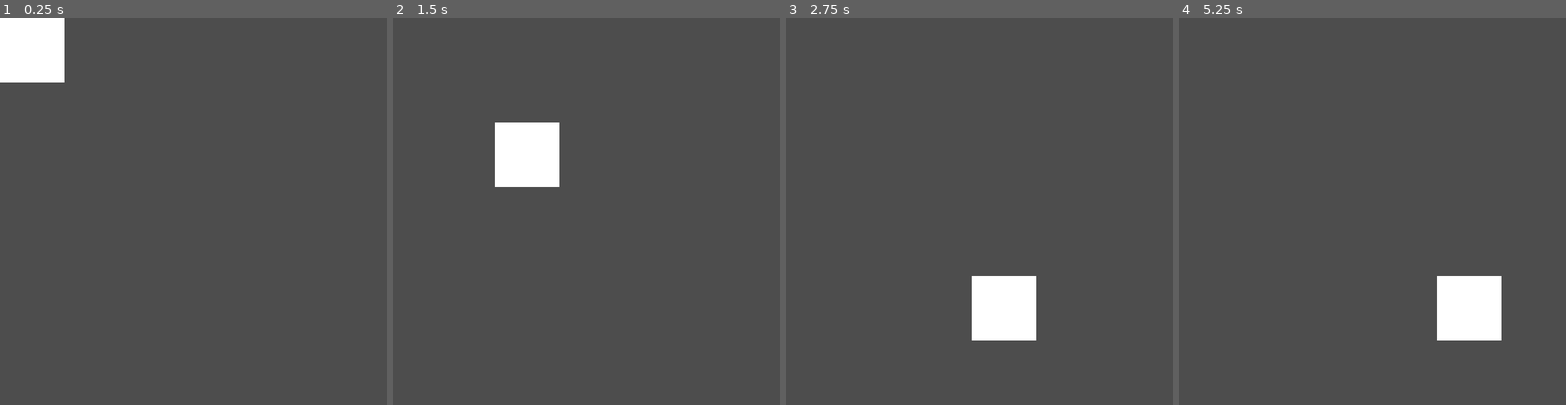
Above: before the commit, frames 1-4 (left to right).
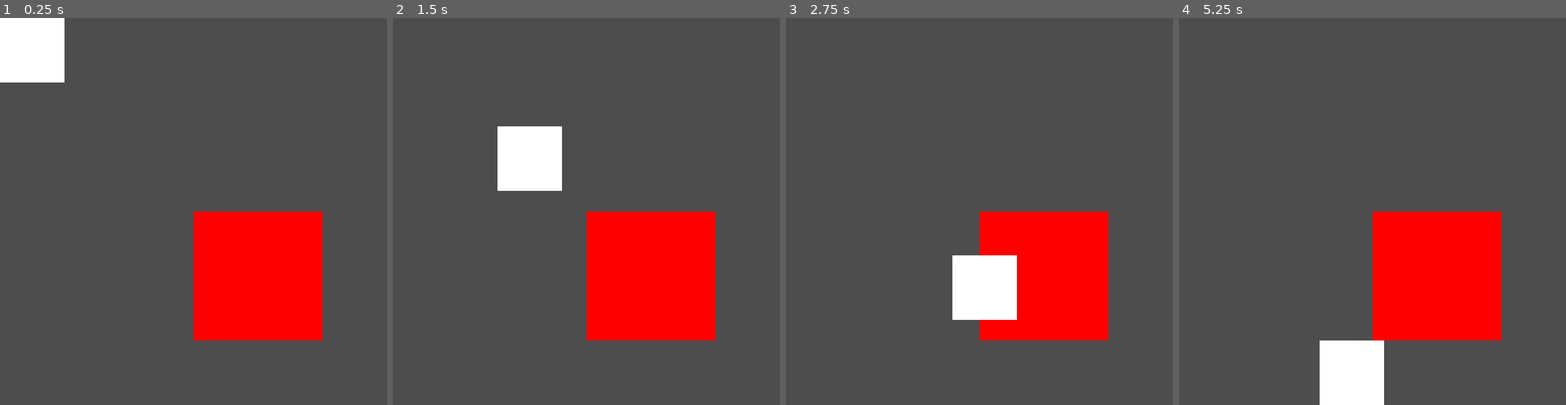
Above: after the commit, the same moments.

Repository: JonathanGeoffroy/you-are-so-weak
Game: Godot game, scene res://world.tscn
Same seed, same stepped clock (60 frames per second), same inputs: the game is played once before the commit and once after it.
Inputs:
- Up to frame 1 (0.25 s): no input
- Up to frame 2 (1.5 s): tap Enter at 0.5 s; hold Right (move_right) 0.53-1.28 s; hold S (move_bottom) 0.53-1.28 s; hold A (move_left) from 1.28 s (still down); tap Up (move_top) at 1.35 s
- Up to frame 3 (2.75 s): release A (move_left) at 2.03 s; hold Right (move_right) from 2.03 s (still down); hold S (move_bottom) from 2.03 s (still down)
- Up to frame 4 (5.25 s): release S (move_bottom) at 2.78 s; tap Up (move_top) at 2.85, 4.35 s; release Right (move_right) at 3.53 s; hold S (move_bottom) 3.53-4.28 s; hold A (move_left) from 3.53 s (still down); hold S (move_bottom) from 5.03 s (still down)

The runs differ from the first frame. In frame 1, 11% of the frame differs, in the area x 50-84%, y 50-84%; in frame 2, 12%; in frame 3, 11%; in frame 4, 14%, in the area x 36-84%, y 50-100%.

Commit message:
chore: create brake zones

Diff:
--- /dev/null
+++ b/BrakeZone.gd
@@ -0,0 +1,20 @@
+extends Node2D
+
+# Called when the node enters the scene tree for the first time.
+func _ready():
+	pass # Replace with function body.
+
+
+# Called every frame. 'delta' is the elapsed time since the previous frame.
+func _process(delta):
+	pass
+
+
+func _on_body_entered(body):
+	if body is RigidBody2D:
+		body.linear_damp = 3
+
+
+func _on_body_exited(body):
+	if body is RigidBody2D:
+		body.linear_damp = 0
--- /dev/null
+++ b/BrakeZone.tscn
@@ -0,0 +1,20 @@
+[gd_scene load_steps=3 format=3 uid="uid://ce5neq66qbadw"]
+
+[ext_resource type="Script" path="res://BrakeZone.gd" id="1_rca8r"]
+
+[sub_resource type="RectangleShape2D" id="RectangleShape2D_dyr8c"]
+size = Vector2(100, 100)
+
+[node name="BreakZone" type="Area2D"]
+script = ExtResource("1_rca8r")
+
+[node name="Polygon2D" type="Polygon2D" parent="."]
+color = Color(1, 0, 0, 1)
+polygon = PackedVector2Array(0, 0, 100, 0, 100, 100, 0, 100)
+
+[node name="CollisionShape2D" type="CollisionShape2D" parent="."]
+position = Vector2(50, 50.25)
+shape = SubResource("RectangleShape2D_dyr8c")
+
+[connection signal="body_entered" from="." to="." method="_on_body_entered"]
+[connection signal="body_exited" from="." to="." method="_on_body_exited"]
--- a/project.godot
+++ b/project.godot
@@ -50,5 +50,5 @@
 
 [physics]
 
-2d/default_gravity=0.0
 2d/default_gravity_vector=Vector2(0, 0)
+2d/default_linear_damp=0.0
--- a/ship.gd
+++ b/ship.gd
@@ -6,7 +6,7 @@
 
 func _ready():
 	var viewport_size = get_viewport_rect().size
-	screen_size = Vector2(viewport_size.x - 100, viewport_size.y -100)
+	screen_size = Vector2(viewport_size.x - 50, viewport_size.y -50)
 
 func _physics_process(delta):
 	var x = 0;
@@ -21,5 +21,8 @@
 	elif Input.is_action_pressed("move_bottom"):
 		y = 1;
 
-	apply_force(Vector2(x * speed, y * speed))
+	if x != 0 or y != 0:
+		apply_force(Vector2(x * speed, y * speed))
+
+func _integrate_forces(state):
 	position = position.clamp(Vector2.ZERO, screen_size)
--- a/ship.tscn
+++ b/ship.tscn
@@ -1,9 +1,16 @@
-[gd_scene load_steps=2 format=3 uid="uid://dtw77tg8mknpw"]
+[gd_scene load_steps=3 format=3 uid="uid://dtw77tg8mknpw"]
 
 [ext_resource type="Script" path="res://ship.gd" id="1_nxud8"]
+
+[sub_resource type="RectangleShape2D" id="RectangleShape2D_psqtg"]
+size = Vector2(100, 100)
 
 [node name="Ship" type="RigidBody2D"]
 script = ExtResource("1_nxud8")
 
 [node name="Polygon2D" type="Polygon2D" parent="."]
 polygon = PackedVector2Array(0, 0, 50, 0, 50, 50, 0, 50)
+
+[node name="CollisionShape2D" type="CollisionShape2D" parent="."]
+shape = SubResource("RectangleShape2D_psqtg")
+debug_color = Color(0.949092, 1.63645e-06, 0.575166, 0.42)
--- a/world.tscn
+++ b/world.tscn
@@ -1,7 +1,11 @@
-[gd_scene load_steps=2 format=3 uid="uid://bnt206phv0thi"]
+[gd_scene load_steps=3 format=3 uid="uid://bnt206phv0thi"]
 
 [ext_resource type="PackedScene" uid="uid://dtw77tg8mknpw" path="res://ship.tscn" id="1_loxdt"]
+[ext_resource type="PackedScene" uid="uid://ce5neq66qbadw" path="res://BrakeZone.tscn" id="2_p2wve"]
 
 [node name="World" type="Node2D"]
 
+[node name="BreakZone" parent="." instance=ExtResource("2_p2wve")]
+position = Vector2(150, 150)
+
 [node name="Ship" parent="." instance=ExtResource("1_loxdt")]
